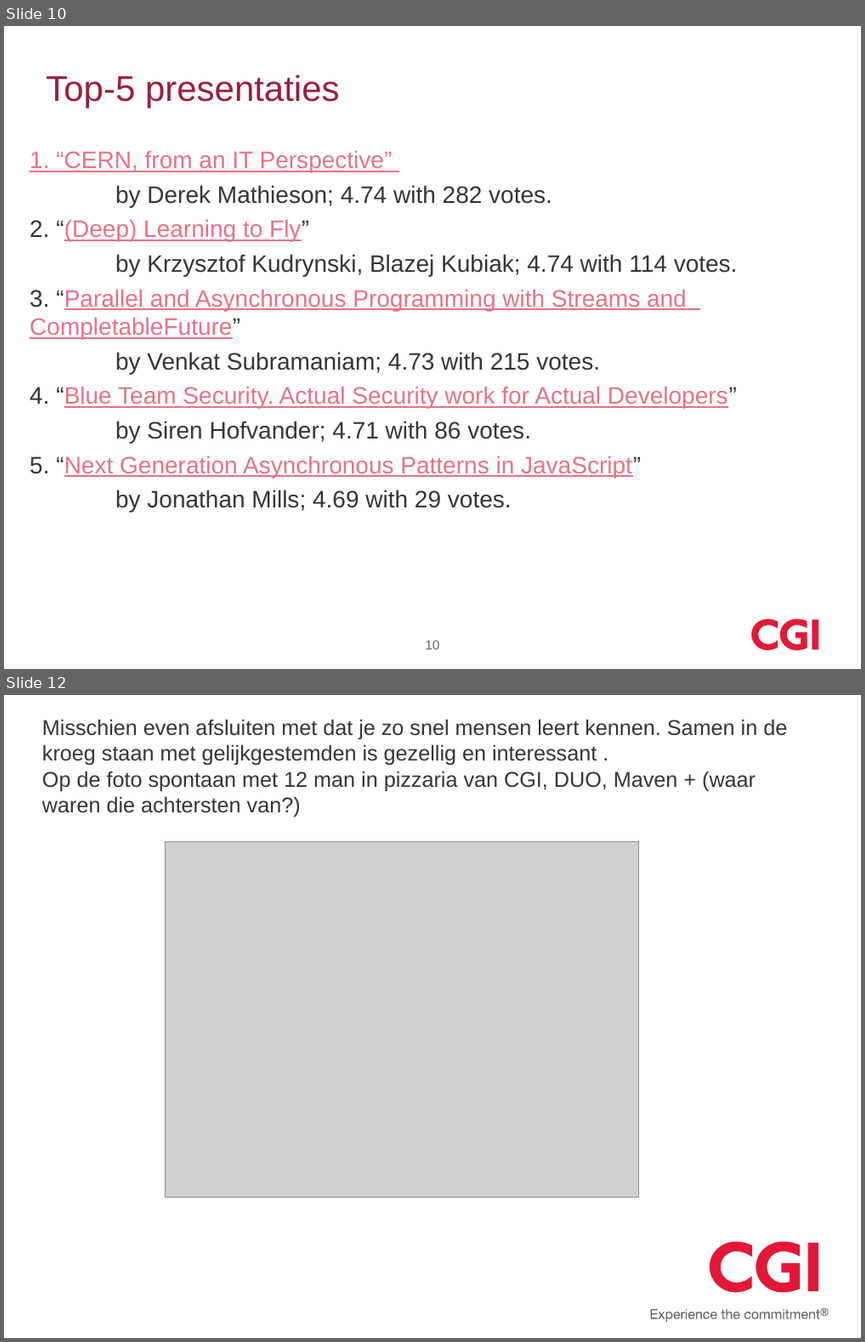
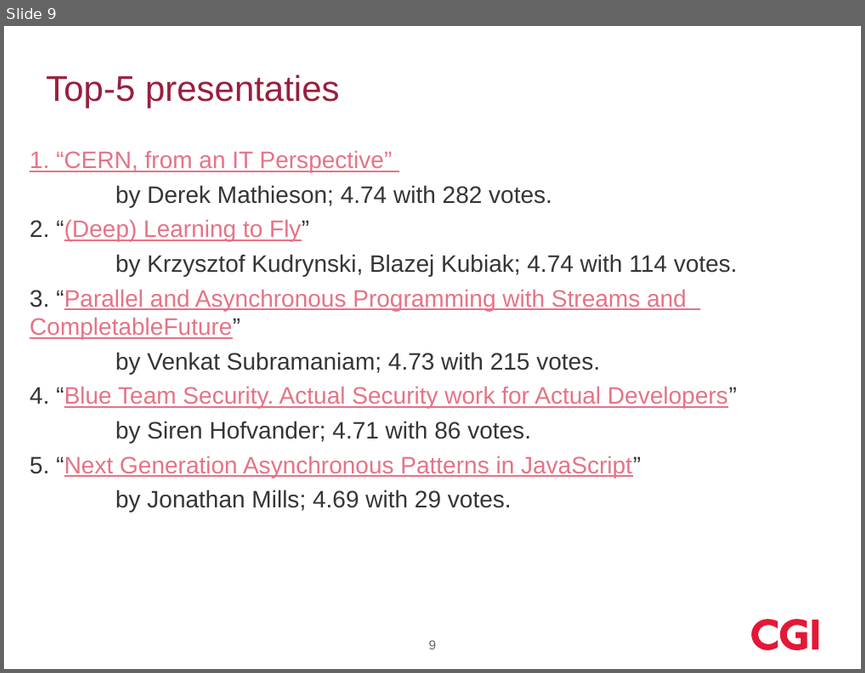
Before and after one commit to koosdrost/GeneralDir, a slide deck: devoxx_2017.pptx. Shown one above the other, each under a label of ours: slides 10 and 12 before the commit, slide 9 after it; the slides between them are not shown. The pictures are 865x1342 and 865x673 pixels, drawn with LibreOffice and Linux fonts; fonts in the diff are those of the drawing; grey boxes stand for pictures; background and template pictures are left out. Boxes give left, top, right and bottom in pixels: in the first picture for what was removed or moved away, otherwise in the second. Text is boxed around its words. In the diff, an @@ line names an element or a change of style, - is before the commit and + after.

```diff
--- a/devoxx_2017.pptx
+++ b/devoxx_2017.pptx
@@ slide 12 removed at box(4, 695, 861, 1338), background picture (left out) @@
@@ text removed at box(42, 719, 787, 817) @@
-Misschien even afsluiten met dat je zo snel mensen leert kennen. Samen in de kroeg staan met gelijkgestemden is gezellig en interessant .
-Op de foto spontaan met 12 man in pizzaria van CGI, DUO, Maven + (waar waren die achtersten van?)
@@ picture removed at box(166, 841, 639, 1197) @@
@@ group removed at box(651, 1242, 828, 1321): 26 freeform shapes, 1 rectangle @@
@@ what was slide 10 is now slide 9 @@
@@ page number at box(429, 640, 437, 649): text changed @@
-10
+9
```
Also in this commit, not shown: 5 slides changed, 1 slide added, 1 other slide removed.
